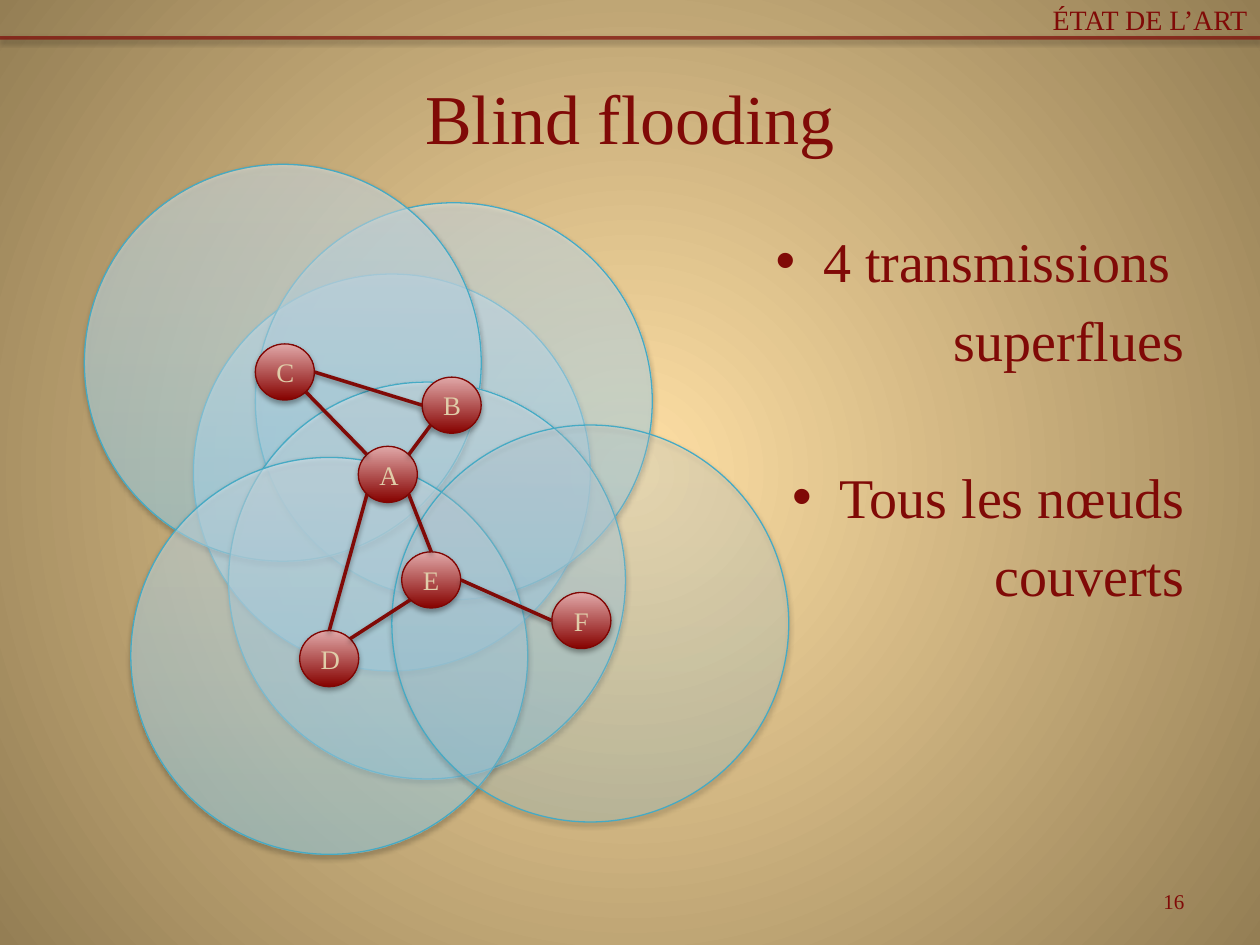
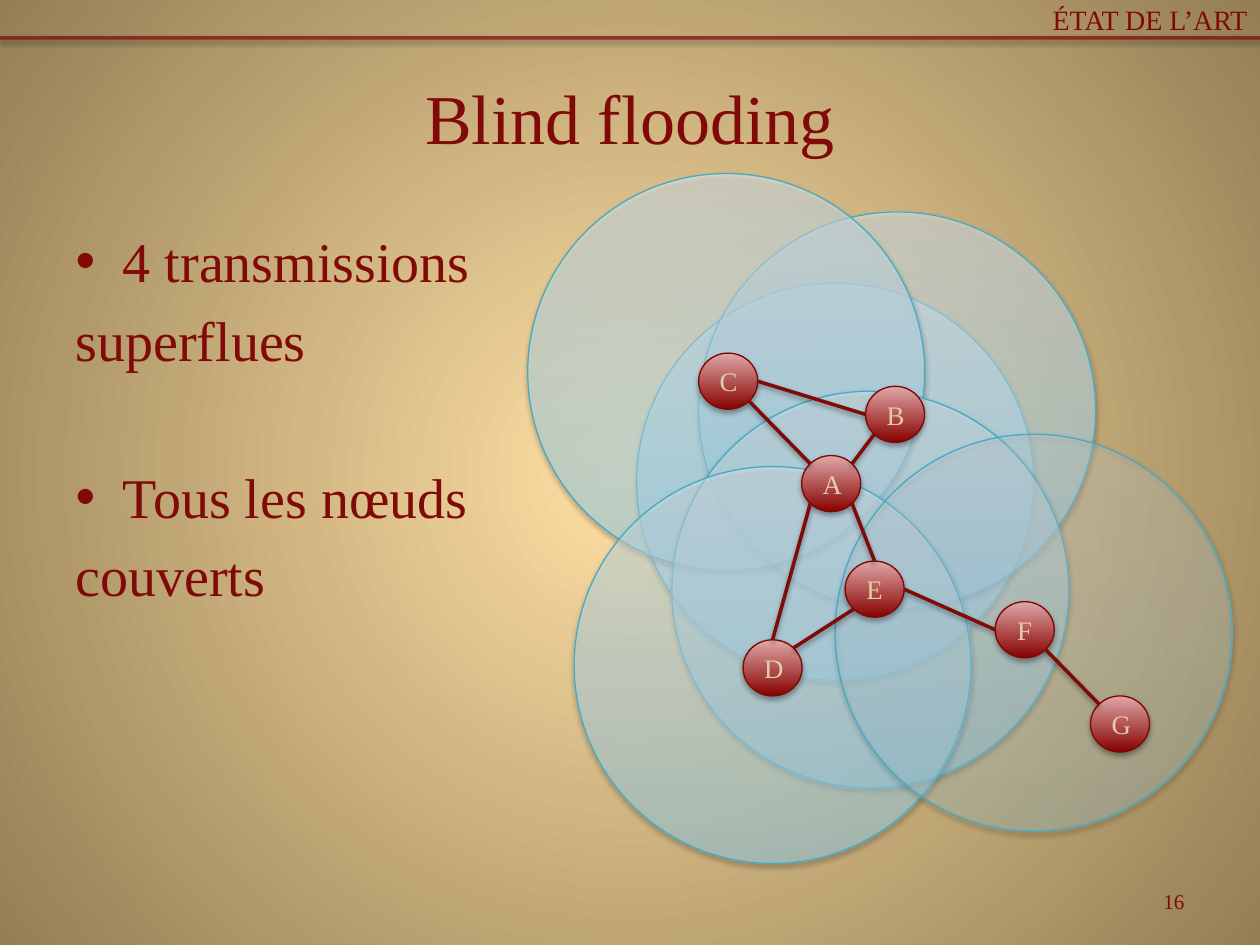
Before and after one commit to Patre/Energy-saving-in-sensors--networks, a slide deck: slide 16 of Redaction/pres.pptx. Drawn at 1260x945 pixels with LibreOffice and Linux fonts; fonts in the diff are those of the drawing. Boxes give left, top, right and bottom in pixels: in the first picture for what was removed or moved away, otherwise in the second. Text is boxed around its words. In the diff, an @@ line names an element or a change of style, - is before the commit and + after.

```diff
--- a/Redaction/pres.pptx
+++ b/Redaction/pres.pptx
@@ text "4 transmissions" at [76,245,470,597]: alignment right to left @@
@@ ellipse: place and size @@
-ellipse at [194,275,591,672]
+ellipse at [636,284,1033,680]
@@ line moved from (422, 406) - (315, 372) to (866, 415) - (757, 382) @@
@@ 11 ellipses, 6 lines: place and size @@
-11 ellipses, 6 lines at [84,164,789,854]
+11 ellipses, 6 lines at [528,174,1232,863]
@@ line added from (1046, 650) to (1099, 704), #800A07 2 pt @@
@@ ellipse added at [1090,696,1149,752], fill gradient #870300 to #E0A9A9, outline #800704 0.75 pt, 15.3 pt, text #E0CDA9 @@
+G
```
Also in this commit, not shown: 2 other slides changed, 12 slides added, 1 other file.
